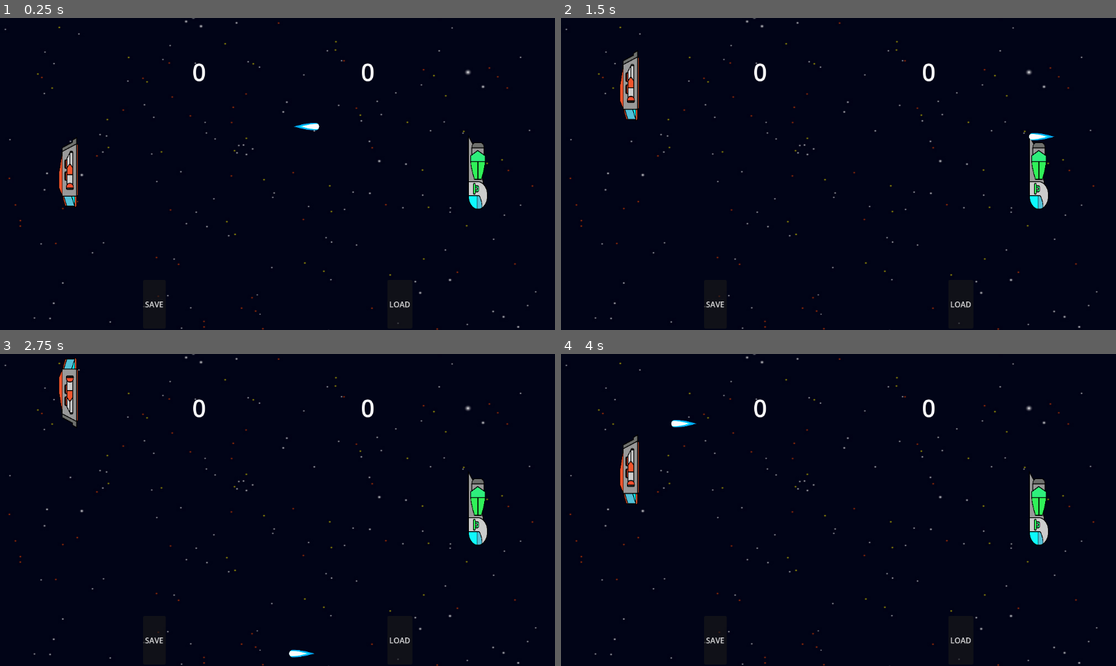
Above: before the commit, frames 1-4 (two rows, left to right).
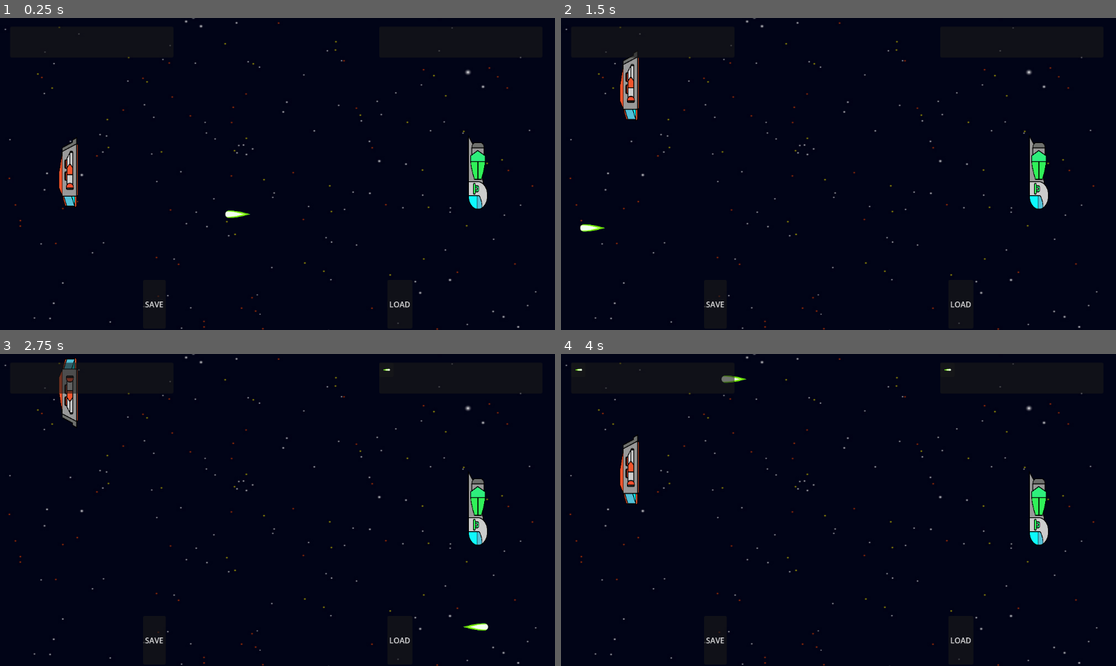
Above: after the commit, the same moments.

Repository: Phobos-Interactive/Pong
Game: Godot game, scene res://main.tscn
The game is run twice, just before and just after one commit, with the same random seed, the same clock (stepped at 60 frames per second) and the same inputs.
Inputs:
- Up to frame 1 (0.25 s): no input
- Up to frame 2 (1.5 s): hold W (up_p1) 0.53-1.28 s; hold S (down_p1) from 1.28 s (still down)
- Up to frame 3 (2.75 s): release S (down_p1) at 2.03 s; hold W (up_p1) from 2.03 s (still down)
- Up to frame 4 (4 s): tap Enter at 3.5 s; release W (up_p1) at 3.53 s; hold S (down_p1) from 3.53 s (still down)

The runs differ from the first frame. In frame 1, 0.3% of the frame differs, in the area x 8-94%, y 2-65%; in frame 2, 0.3%; in frame 3, 0.6%, in the area x 8-94%, y 2-98%; in frame 4, 0.3%.

Commit message:
Modelo de dados e sistema de inventário

Diff:
--- /dev/null
+++ b/data/balls/blue.tres
@@ -0,0 +1,9 @@
+[gd_resource type="Resource" script_class="BallType" load_steps=3 format=3 uid="uid://cd2j1j5wl67py"]
+
+[ext_resource type="Script" path="res://models/ball_type.gd" id="1_4vl5j"]
+[ext_resource type="Texture2D" uid="uid://wxe1ypb2lh7o" path="res://assets/Sprites/Space Game/PNG/Projectiles/5.png" id="2_bm0yg"]
+
+[resource]
+script = ExtResource("1_4vl5j")
+color = "blue"
+texture = ExtResource("2_bm0yg")
--- /dev/null
+++ b/data/balls/green.tres
@@ -0,0 +1,9 @@
+[gd_resource type="Resource" script_class="BallType" load_steps=3 format=3 uid="uid://bcxtn352guw8j"]
+
+[ext_resource type="Script" path="res://models/ball_type.gd" id="1_rjtrb"]
+[ext_resource type="Texture2D" uid="uid://dtrdvwgppsyfr" path="res://assets/Sprites/Space Game/PNG/Projectiles/6.png" id="2_4yie2"]
+
+[resource]
+script = ExtResource("1_rjtrb")
+color = "green"
+texture = ExtResource("2_4yie2")
--- /dev/null
+++ b/data/balls/red.tres
@@ -0,0 +1,9 @@
+[gd_resource type="Resource" script_class="BallType" load_steps=3 format=3 uid="uid://c3v1tbphgddo0"]
+
+[ext_resource type="Script" path="res://models/ball_type.gd" id="1_foh2m"]
+[ext_resource type="Texture2D" uid="uid://dpdlmqr0kqeh7" path="res://assets/Sprites/Space Game/PNG/Projectiles/4.png" id="2_40srg"]
+
+[resource]
+script = ExtResource("1_foh2m")
+color = "red"
+texture = ExtResource("2_40srg")
--- a/elements/ball/ball.gd
+++ b/elements/ball/ball.gd
@@ -1,7 +1,9 @@
 extends CharacterBody2D
 
 @export var speed = 22
+@export var ballTypes:Array[BallType]
 var direction = Vector2.ZERO
+var type:BallType
 
 var _loading = true
 
@@ -10,6 +12,7 @@
 	my_data.position = self.global_position
 	my_data.scene_path = scene_file_path
 	my_data.direction = direction
+	my_data.type = type
 	saved_data.append(my_data)
 
 func on_before_load_game():
@@ -20,28 +23,29 @@
 	var my_data = saved_data as SavedBallData
 	global_position = my_data.position
 	direction = my_data.direction
-	$AnimatedSprite2D.flip_h = direction.x < 0
+	type = my_data.type
+	$Sprite2D.texture = type.texture
+	$Sprite2D.flip_h = direction.x < 0
 	$RespawnTimer.start()
 
 # Reinicia a bola na posiçao "pos"
 func start(pos):
 	_loading = true
 	$RespawnTimer.start()
-	$AnimatedSprite2D.play("default")
+	type = ballTypes.pick_random()
+	$Sprite2D.texture = type.texture
 	position = pos
 	# escolhe uma direcao aleatoria
 	direction = Vector2.ZERO
 	direction.x = [-1, -0.9, -0.8, -0.7, -0.6, 0.6, 0.7, 0.8, 0.9, 1].pick_random()
 	direction.y = [-1, -0.9, -0.8, -0.7, -0.6, 0.6, 0.7, 0.8, 0.9, 1].pick_random()
 	direction = direction.normalized() * speed
-	$AnimatedSprite2D.flip_h = direction.x < 0
+	$Sprite2D.flip_h = direction.x < 0
 
 func flip():
-	$AnimatedSprite2D.flip_h = !$AnimatedSprite2D.flip_h
+	$Sprite2D.flip_h = !$Sprite2D.flip_h
 
 func death():
-	$AnimatedSprite2D.play("explode")
-	await $AnimatedSprite2D.animation_finished
 	get_parent().remove_child(self)
 	queue_free()
 
--- a/elements/ball/ball.tscn
+++ b/elements/ball/ball.tscn
@@ -1,103 +1,26 @@
-[gd_scene load_steps=15 format=3 uid="uid://c1lrynavlabdg"]
+[gd_scene load_steps=7 format=3 uid="uid://c1lrynavlabdg"]
 
 [ext_resource type="Script" path="res://elements/ball/ball.gd" id="1_oli8x"]
 [ext_resource type="Texture2D" uid="uid://wxe1ypb2lh7o" path="res://assets/Sprites/Space Game/PNG/Projectiles/5.png" id="2_1ao6f"]
-[ext_resource type="Texture2D" uid="uid://ba1gk88fggtup" path="res://assets/Sprites/explosion-6.png" id="3_6ybdp"]
-
-[sub_resource type="CanvasTexture" id="CanvasTexture_8nleq"]
+[ext_resource type="Resource" uid="uid://cd2j1j5wl67py" path="res://data/balls/blue.tres" id="2_tsyv2"]
+[ext_resource type="Resource" uid="uid://bcxtn352guw8j" path="res://data/balls/green.tres" id="3_713uo"]
+[ext_resource type="Resource" uid="uid://c3v1tbphgddo0" path="res://data/balls/red.tres" id="4_hytyx"]
 
 [sub_resource type="RectangleShape2D" id="RectangleShape2D_g7ely"]
-
-[sub_resource type="AtlasTexture" id="AtlasTexture_mo0r6"]
-atlas = ExtResource("3_6ybdp")
-region = Rect2(0, 0, 48, 48)
-
-[sub_resource type="AtlasTexture" id="AtlasTexture_e3t7y"]
-atlas = ExtResource("3_6ybdp")
-region = Rect2(48, 0, 48, 48)
-
-[sub_resource type="AtlasTexture" id="AtlasTexture_wjxs8"]
-atlas = ExtResource("3_6ybdp")
-region = Rect2(96, 0, 48, 48)
-
-[sub_resource type="AtlasTexture" id="AtlasTexture_x4wq6"]
-atlas = ExtResource("3_6ybdp")
-region = Rect2(144, 0, 48, 48)
-
-[sub_resource type="AtlasTexture" id="AtlasTexture_y3cyt"]
-atlas = ExtResource("3_6ybdp")
-region = Rect2(192, 0, 48, 48)
-
-[sub_resource type="AtlasTexture" id="AtlasTexture_srtqb"]
-atlas = ExtResource("3_6ybdp")
-region = Rect2(240, 0, 48, 48)
-
-[sub_resource type="AtlasTexture" id="AtlasTexture_w8qlu"]
-atlas = ExtResource("3_6ybdp")
-region = Rect2(288, 0, 48, 48)
-
-[sub_resource type="AtlasTexture" id="AtlasTexture_u8brs"]
-atlas = ExtResource("3_6ybdp")
-region = Rect2(336, 0, 48, 48)
-
-[sub_resource type="SpriteFrames" id="SpriteFrames_gikmm"]
-animations = [{
-"frames": [{
-"duration": 1.0,
-"texture": ExtResource("2_1ao6f")
-}],
-"loop": true,
-"name": &"default",
-"speed": 5.0
-}, {
-"frames": [{
-"duration": 1.0,
-"texture": SubResource("AtlasTexture_mo0r6")
-}, {
-"duration": 1.0,
-"texture": SubResource("AtlasTexture_e3t7y")
-}, {
-"duration": 1.0,
-"texture": SubResource("AtlasTexture_wjxs8")
-}, {
-"duration": 1.0,
-"texture": SubResource("AtlasTexture_x4wq6")
-}, {
-"duration": 1.0,
-"texture": SubResource("AtlasTexture_y3cyt")
-}, {
-"duration": 1.0,
-"texture": SubResource("AtlasTexture_srtqb")
-}, {
-"duration": 1.0,
-"texture": SubResource("AtlasTexture_w8qlu")
-}, {
-"duration": 1.0,
-"texture": SubResource("AtlasTexture_u8brs")
-}],
-"loop": true,
-"name": &"explode",
-"speed": 10.0
-}]
 
 [node name="Ball" type="CharacterBody2D" groups=["game_events"]]
 collision_mask = 5
 slide_on_ceiling = false
 script = ExtResource("1_oli8x")
+ballTypes = Array[Resource("res://models/ball_type.gd")]([ExtResource("2_tsyv2"), ExtResource("3_713uo"), ExtResource("4_hytyx")])
 
 [node name="Sprite2D" type="Sprite2D" parent="."]
-visible = false
-scale = Vector2(20, 20)
-texture = SubResource("CanvasTexture_8nleq")
+scale = Vector2(0.4, 0.4)
+texture = ExtResource("2_1ao6f")
 
 [node name="CollisionShape2D" type="CollisionShape2D" parent="."]
+position = Vector2(19, 0)
 shape = SubResource("RectangleShape2D_g7ely")
-
-[node name="AnimatedSprite2D" type="AnimatedSprite2D" parent="."]
-position = Vector2(-17, -1)
-scale = Vector2(0.40625, 0.40625)
-sprite_frames = SubResource("SpriteFrames_gikmm")
-frame_progress = 0.578869
 
 [node name="RespawnTimer" type="Timer" parent="."]
 wait_time = 0.1
--- a/elements/ball/saved_ball_data.gd
+++ b/elements/ball/saved_ball_data.gd
@@ -2,3 +2,4 @@
 extends SavedData
 
 @export var direction:Vector2
+@export var type:BallType
--- /dev/null
+++ b/elements/inventory/inventory.gd
@@ -0,0 +1,9 @@
+class_name Inventory
+extends PanelContainer
+
+@export var slot_scene:PackedScene
+
+func add(ball:BallType):
+	var slot = slot_scene.instantiate()
+	$GridContainer.add_child(slot)
+	slot.display(ball)
--- /dev/null
+++ b/elements/inventory/inventory.tscn
@@ -0,0 +1,16 @@
+[gd_scene load_steps=3 format=3 uid="uid://c2qv8g2kfdbh8"]
+
+[ext_resource type="Script" path="res://elements/inventory/inventory.gd" id="1_icgib"]
+[ext_resource type="PackedScene" uid="uid://b2f6ebyedf6wu" path="res://elements/inventory/item_slot.tscn" id="2_ubonr"]
+
+[node name="Inventory" type="PanelContainer"]
+offset_left = 21.0
+offset_top = 18.0
+offset_right = 360.0
+offset_bottom = 82.0
+script = ExtResource("1_icgib")
+slot_scene = ExtResource("2_ubonr")
+
+[node name="GridContainer" type="GridContainer" parent="."]
+layout_mode = 2
+columns = 10
--- /dev/null
+++ b/elements/inventory/item_slot.gd
@@ -0,0 +1,6 @@
+extends PanelContainer
+
+@onready var texture_rect = %TextureRect
+
+func display(ball:BallType):
+	texture_rect.texture = ball.texture
--- /dev/null
+++ b/elements/inventory/item_slot.tscn
@@ -0,0 +1,18 @@
+[gd_scene load_steps=3 format=3 uid="uid://b2f6ebyedf6wu"]
+
+[ext_resource type="Script" path="res://elements/inventory/item_slot.gd" id="1_c23u8"]
+[ext_resource type="Texture2D" uid="uid://wxe1ypb2lh7o" path="res://assets/Sprites/Space Game/PNG/Projectiles/5.png" id="1_fvo1i"]
+
+[node name="ItemSlot" type="PanelContainer"]
+size_flags_horizontal = 4
+size_flags_vertical = 4
+script = ExtResource("1_c23u8")
+
+[node name="TextureRect" type="TextureRect" parent="."]
+unique_name_in_owner = true
+custom_minimum_size = Vector2(30, 30)
+layout_mode = 2
+size_flags_horizontal = 4
+size_flags_vertical = 4
+texture = ExtResource("1_fvo1i")
+expand_mode = 1
--- a/main.gd
+++ b/main.gd
@@ -19,8 +19,6 @@
 	$Player2/AnimatedSprite2D.flip_v = true
 	$Player2.start($StartPosition2.position)
 	$Ball.start($StartPositionBall.position)
-	$Score1.text = "0"
-	$Score2.text = "0"
 
 # tocou em cima ou embaixo = reflete horizontalmente
 func _on_level_up_touched(body):
@@ -41,18 +39,20 @@
 		body.flip()
 
 # tocou em um dos lados do level = da um ponto para o jogador, reseta a bola
-func _on_level_left_touched(_body):
+func _on_level_left_touched(body):
 	p2_points += 1
-	$Ball.death()
-	$Score2.text = str(p2_points)
+	$UI/InventoryP2.add(body.type)
+	body.death()
+
 	var new_ball = ball_scene.instantiate()
 	$".".call_deferred("add_child", new_ball)
 	new_ball.call_deferred("start", $StartPositionBall.position)
 
-func _on_level_right_touched(_body):
+func _on_level_right_touched(body):
 	p1_points += 1
-	$Ball.death()
-	$Score1.text = str(p1_points)
+	$UI/InventoryP1.add(body.type)
+	body.death()
+
 	var new_ball = ball_scene.instantiate()
 	$".".call_deferred("add_child", new_ball)
 	new_ball.call_deferred("start", $StartPositionBall.position)
--- a/main.tscn
+++ b/main.tscn
@@ -6,6 +6,7 @@
 [ext_resource type="PackedScene" uid="uid://c1lrynavlabdg" path="res://elements/ball/ball.tscn" id="3_jlaej"]
 [ext_resource type="AudioStream" uid="uid://cnld5txxcv5jq" path="res://assets/BGM148-130206-abarerukaizouikimono-wav.wav" id="5_ypx8s"]
 [ext_resource type="Script" path="res://save_script/saver_loader.gd" id="6_fcgqy"]
+[ext_resource type="PackedScene" uid="uid://c2qv8g2kfdbh8" path="res://elements/inventory/inventory.tscn" id="6_nxqmh"]
 
 [node name="Main" type="Node"]
 script = ExtResource("1_phyuh")
@@ -35,22 +36,6 @@
 
 [node name="StartPositionBall" type="Marker2D" parent="."]
 position = Vector2(579, 322)
-
-[node name="Score1" type="Label" parent="."]
-offset_left = 399.0
-offset_top = 77.0
-offset_right = 428.0
-offset_bottom = 149.0
-theme_override_font_sizes/font_size = 50
-text = "0"
-
-[node name="Score2" type="Label" parent="."]
-offset_left = 749.0
-offset_top = 77.0
-offset_right = 789.0
-offset_bottom = 149.0
-theme_override_font_sizes/font_size = 50
-text = "0"
 
 [node name="BGM" type="AudioStreamPlayer" parent="."]
 stream = ExtResource("5_ypx8s")
@@ -83,6 +68,12 @@
 layout_mode = 2
 text = "LOAD"
 
+[node name="InventoryP1" parent="UI" instance=ExtResource("6_nxqmh")]
+
+[node name="InventoryP2" parent="UI" instance=ExtResource("6_nxqmh")]
+offset_left = 787.0
+offset_right = 1126.0
+
 [node name="Utilities" type="Node" parent="."]
 
 [node name="SaverLoader" type="Node" parent="Utilities"]
--- /dev/null
+++ b/models/ball_type.gd
@@ -0,0 +1,5 @@
+class_name BallType
+extends Resource
+
+@export var color:String
+@export var texture:Texture2D
Not shown: 1 places in main.tscn that only renumber resources
